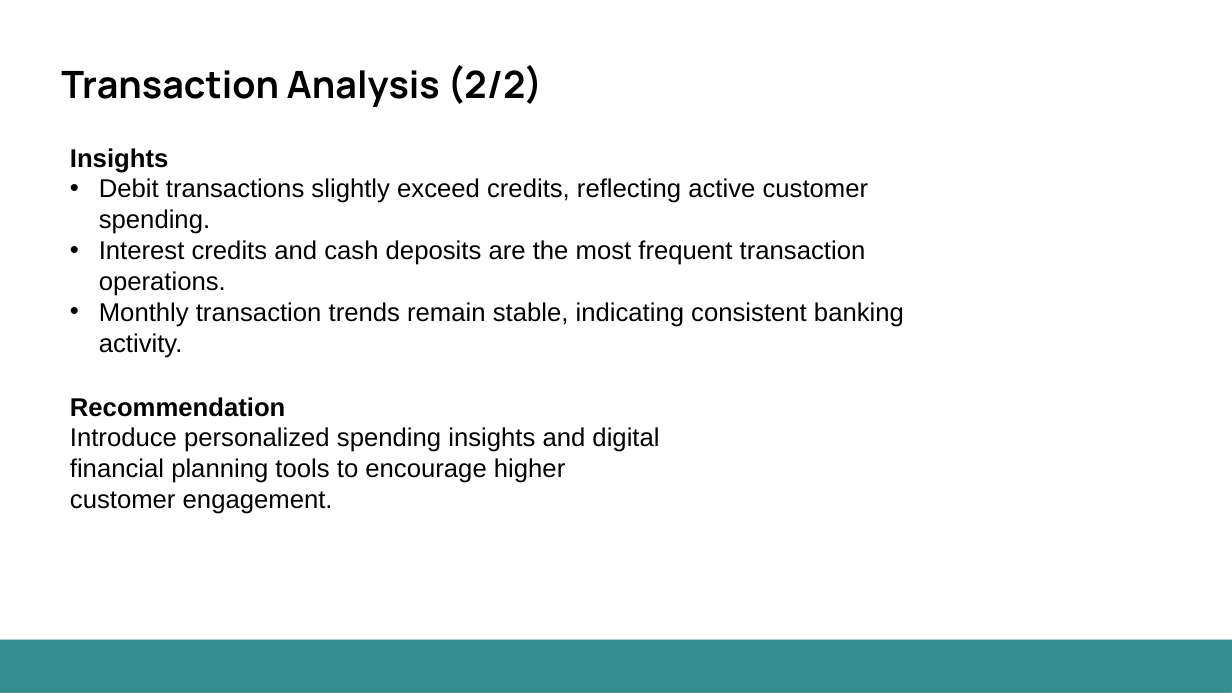
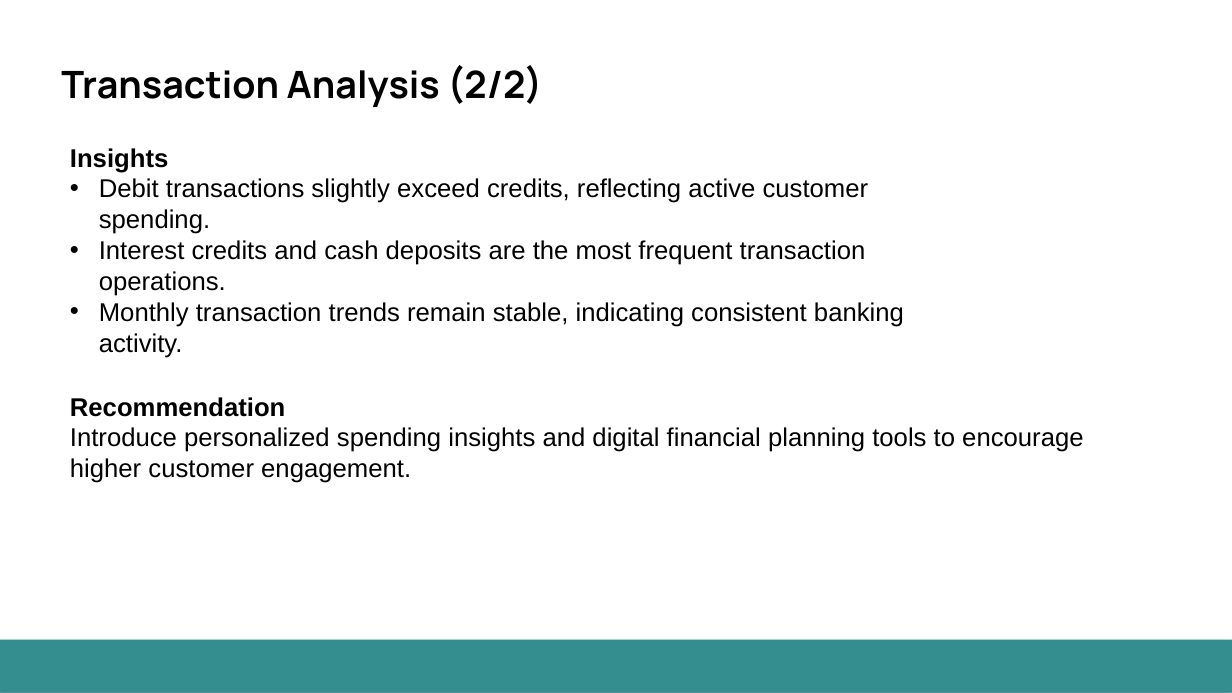
Before and after one commit to itsaakashanalytics-ship-it/CZ-Bank-DATA-Analysis-Project, a slide deck: slide 20 of PRP PROJECT 1 - FINAL PPT.pptx. Drawn at 1232x693 pixels with LibreOffice and Linux fonts; fonts in the diff are those of the drawing. Boxes give left, top, right and bottom in pixels: in the first picture for what was removed or moved away, otherwise in the second. Text is boxed around its words. In the diff, an @@ line names an element or a change of style, - is before the commit and + after.

```diff
--- a/PRP PROJECT 1 - FINAL PPT.pptx
+++ b/PRP PROJECT 1 - FINAL PPT.pptx
@@ text "Recommendation" rewrapped from (70,397,659,514) to (70,397,1083,483) @@
```
Also in this commit, not shown: 25 other slides changed, 10 slides added, 1 slide removed, 2 other files.
